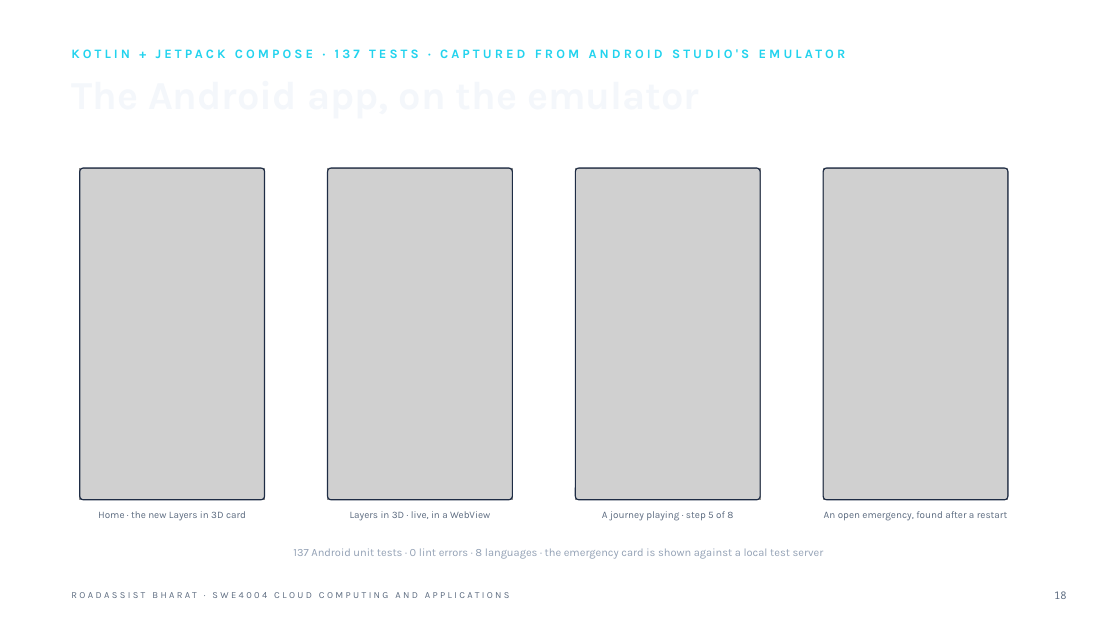
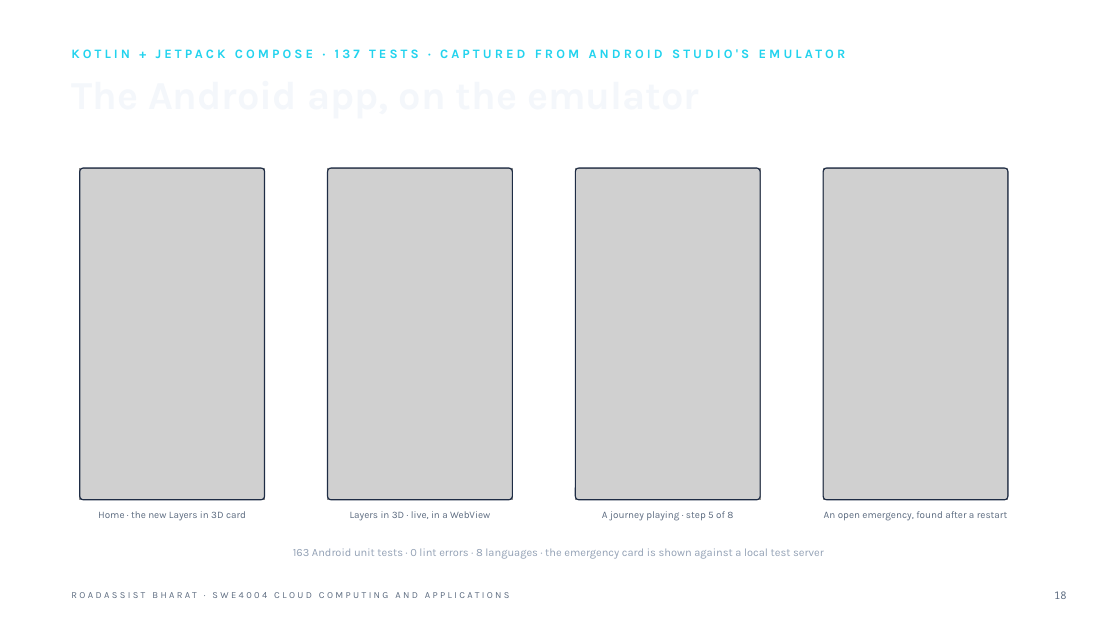
Before and after one commit to saatwik-1157/roadassist-bharat, a slide deck: slide 18 of ppt/RoadAssist-Bharat-FINAL.pptx. Drawn at 1120x630 pixels with LibreOffice and Linux fonts; fonts in the diff are those of the drawing; grey boxes stand for pictures; background and template pictures are left out. Boxes give left, top, right and bottom in pixels: in the first picture for what was removed or moved away, otherwise in the second. Text is boxed around its words. In the diff, an @@ line names an element or a change of style, - is before the commit and + after.

Commit message:
Emergency numbers of India, Text my location, and no made-up SOS positions
Off-grid and failure screens now offer one-tap calls to 112 (MHA ERSS), 1033
(NHAI highway helpline), 108/102 (state ambulance), 100 and 101, plus Text my
location: it opens the SMS app with the SOS reference, position and time, and
the user picks the recipient and presses Send. One list on each client
(emergency-numbers.js, EmergencyNumbers.kt) with a test that fails if they
drift. Service worker ra-v15 caches it for offline.

No GPS fix no longer means the NH-48 demo point. POST /v1/sos accepts
locationUnknown: true and stores the incident without a position (e2e §30);
web and Android send that, the SMS says "Location unknown", and the Android
hazard report refuses to send without a fix and keeps the draft.

Counts: 1118 assertions (443 / 246 / 92 / 106 / 58 / 173), Android 163.

```diff
--- a/ppt/RoadAssist-Bharat-FINAL.pptx
+++ b/ppt/RoadAssist-Bharat-FINAL.pptx
@@ text at [293,548,824,559]: text changed @@
-137 Android unit tests · 0 lint errors · 8 languages · the emergency card is shown against a local test server
+163 Android unit tests · 0 lint errors · 8 languages · the emergency card is shown against a local test server
```
Also in this commit, not shown: 5 other slides changed, 54 other files.
